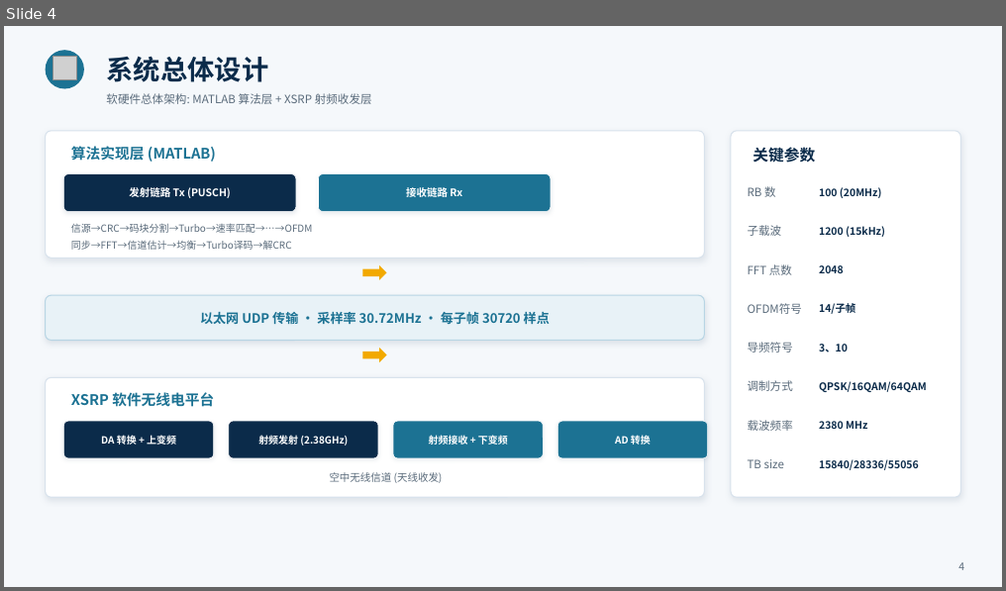
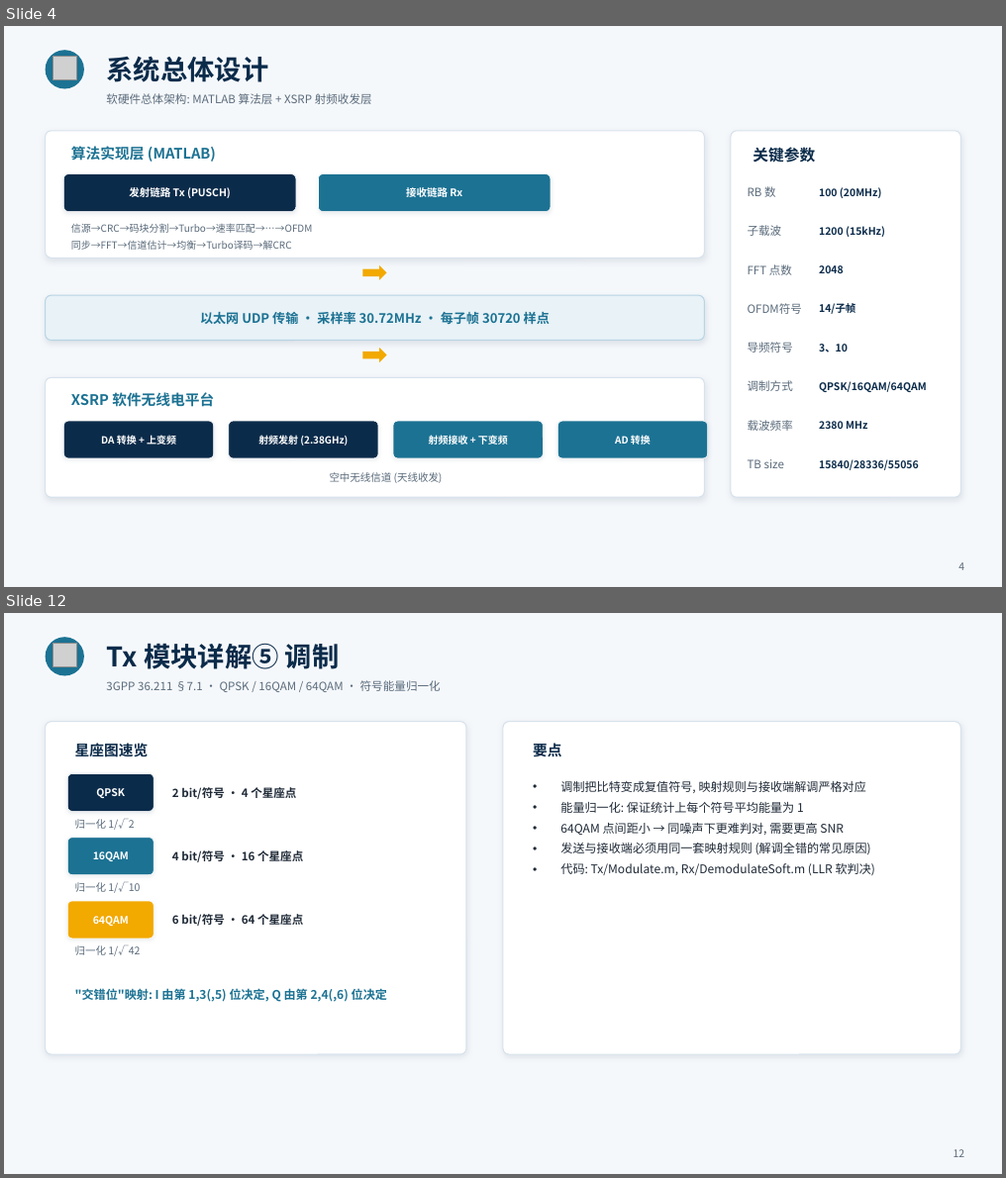
Before and after one commit to Amaratianqaq/TDLTE, a slide deck: TD-LTE物理层协议通信系统设计_验收汇报.pptx. Shown one above the other, each under a label of ours: slide 4 before the commit, slides 4 and 12 after it; the slides between them are not shown. The pictures are 1006x591 and 1006x1178 pixels, drawn with LibreOffice and Linux fonts; fonts in the diff are those of the drawing; grey boxes stand for pictures. Boxes give left, top, right and bottom in pixels: in the first picture for what was removed or moved away, otherwise in the second. Text is boxed around its words. In the diff, an @@ line names an element or a change of style, - is before the commit and + after.

```diff
--- a/TD-LTE物理层协议通信系统设计_验收汇报.pptx
+++ b/TD-LTE物理层协议通信系统设计_验收汇报.pptx
@@ slide 12 added at (4,613,1002,1174), background #F5F8FB @@
@@ ellipse added at (46,637,84,676), fill #1C7293 @@
@@ picture added at (53,643,76,666) @@
@@ text added at (106,643,340,669), 26 pt, text #0B2B4A, bold @@
+Tx 模块详解⑤ 调制
@@ text added at (106,680,441,692), 11 pt, text #5A6B7B @@
+3GPP 36.211 §7.1 · QPSK / 16QAM / 64QAM · 符号能量归一化
@@ rounded rectangle added at (46,722,466,1055), fill #FFFFFF, outline #D8E2EC 1 pt @@
@@ rounded rectangle added at (503,722,961,1055), fill #FFFFFF, outline #D8E2EC 1 pt @@
@@ text added at (75,741,149,760), 14 pt, text #0B2B4A, bold @@
+星座图速览
@@ text added at (533,743,561,757), 14 pt, text #0B2B4A, bold @@
+要点
@@ rounded rectangle added at (67,774,153,811), fill #0B2B4A, outline #FFFFFF 0.5 pt @@
@@ text added at (96,788,125,798), 10 pt, text #FFFFFF, bold @@
+QPSK
@@ text added at (172,787,296,799), 11 pt, text #1F2A37, bold @@
+2 bit/符号 · 4 个星座点
@@ text added at (560,781,875,875), 11.5 pt, text #1F2A37 @@
+• 调制把比特变成复值符号, 映射规则与接收端解调严格对应
+• 能量归一化: 保证统计上每个符号平均能量为 1
+• 64QAM 点间距小 → 同噪声下更难判对, 需要更高 SNR
+• 发送与接收端必须用同一套映射规则 (解调全错的常见原因)
+• 代码: Tx/Modulate.m, Rx/DemodulateSoft.m (LLR 软判决)
@@ text added at (75,818,134,830), 10 pt, text #5A6B7B @@
+归一化 1/√2
@@ rounded rectangle added at (67,838,153,875), fill #1C7293, outline #FFFFFF 0.5 pt @@
@@ text added at (93,852,129,861), 10 pt, text #FFFFFF, bold @@
+16QAM
@@ text added at (172,851,303,862), 11 pt, text #1F2A37, bold @@
+4 bit/符号 · 16 个星座点
@@ rounded rectangle added at (67,901,153,939), fill #F2A900, outline #FFFFFF 0.5 pt @@
@@ text added at (75,881,140,893), 10 pt, text #5A6B7B @@
+归一化 1/√10
@@ text added at (93,916,129,926), 10 pt, text #FFFFFF, bold @@
+64QAM
@@ text added at (172,914,303,926), 11 pt, text #1F2A37, bold @@
+6 bit/符号 · 64 个星座点
@@ text added at (75,945,140,957), 10 pt, text #5A6B7B @@
+归一化 1/√42
@@ text added at (75,986,387,1002), 11.5 pt, text #1C7293, bold @@
+"交错位"映射: I 由第 1,3(,5) 位决定, Q 由第 2,4(,6) 位决定
@@ text added at (953,1150,965,1157), 10 pt, text #5A6B7B @@
+12
```
Also in this commit, not shown: 7 slides changed, 12 other slides added, 2 slides removed.
